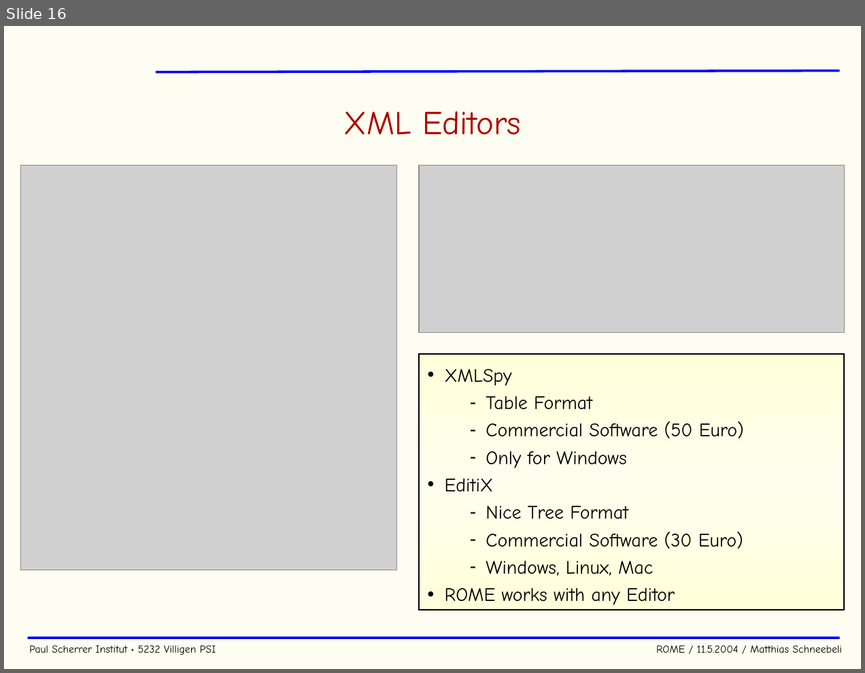
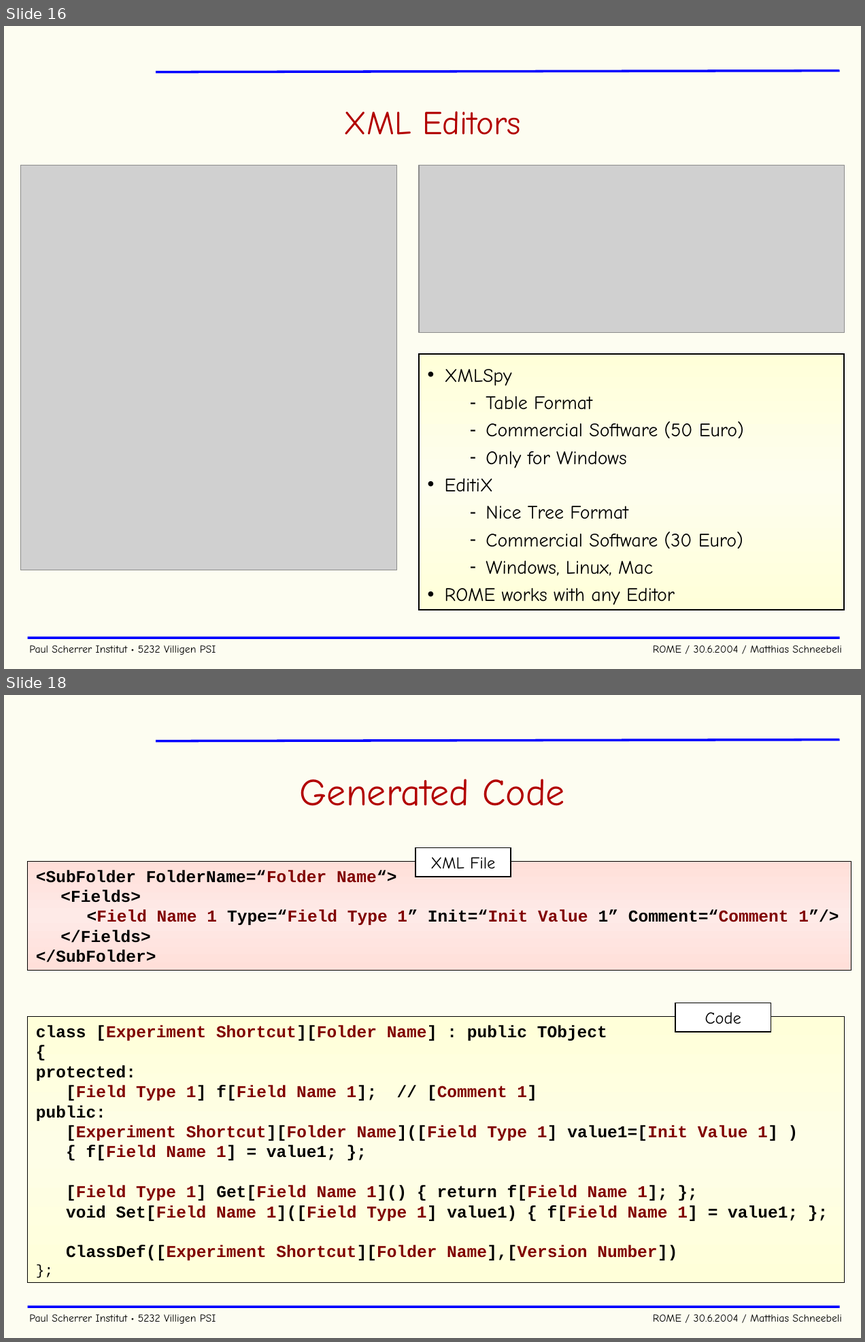
Before and after one commit to cjpl/rome, a slide deck: documentation/ROME.ppt. Shown one above the other, each under a label of ours: slide 16 before the commit, slides 16 and 18 after it; the slides between them are not shown. The pictures are 865x673 and 865x1342 pixels, drawn with LibreOffice and Linux fonts; fonts in the diff are those of the drawing; grey boxes stand for pictures; background and template pictures are left out. Boxes give left, top, right and bottom in pixels: in the first picture for what was removed or moved away, otherwise in the second. Text is boxed around its words. In the diff, an @@ line names an element or a change of style, - is before the commit and + after.

```diff
--- a/documentation/ROME.ppt
+++ b/documentation/ROME.ppt
@@ slide 18 added at (x1=4, y1=695, x2=861, y2=1338), background #FDFDF1; not listed: 3 template elements that a slide beside it also shows @@
@@ title added at (x1=300, y1=779, x2=565, y2=806), 32 pt, text #B20000 @@
+Generated Code
@@ rectangle added at (x1=415, y1=847, x2=511, y2=877), fill #FFFFFF, outline #000000 0.99 pt, 14 pt, text #000000 @@
+XML File
@@ rectangle added at (x1=27, y1=861, x2=851, y2=970), fill gradient #FFDFD9 to #FEEAE7, outline #000000 0.51 pt, 14 pt, text #000000, bold @@
+<SubFolder FolderName=“Folder Name“>
+<Fields>
+<Field Name 1 Type=“Field Type 1” Init=“Init Value 1” Comment=“Comment 1”/>
+</Fields>
+</SubFolder>
@@ rectangle added at (x1=27, y1=1016, x2=844, y2=1282), fill gradient #FFFFD9 to #FEFEE7, outline #000000 0.51 pt, 14 pt, text #800000, bold @@
+class [Experiment Shortcut][Folder Name] : public TObject
+{
+protected:
+[Field Type 1] f[Field Name 1]; // [Comment 1]
+public:
+[Experiment Shortcut][Folder Name]([Field Type 1] value1=[Init Value 1] )
+{ f[Field Name 1] = value1; };
+[Field Type 1] Get[Field Name 1]() { return f[Field Name 1]; };
+void Set[Field Name 1]([Field Type 1] value1) { f[Field Name 1] = value1; };
+ClassDef([Experiment Shortcut][Folder Name],[Version Number])
+};
@@ rectangle added at (x1=676, y1=1002, x2=771, y2=1032), fill #FFFFFF, outline #000000 0.99 pt, 14 pt, text #000000 @@
+Code
@@ slide 16 changed as well @@
@@ text at (x1=29, y1=645, x2=842, y2=654): text changed @@
-Paul Scherrer Institut • 5232 Villigen PSI ROME / 11.5.2004 / Matthias Schneebeli
+Paul Scherrer Institut • 5232 Villigen PSI ROME / 30.6.2004 / Matthias Schneebeli
```
Also in this commit, not shown: 28 other slides changed, 4 other slides added, 1 slide removed, 48 other files.
